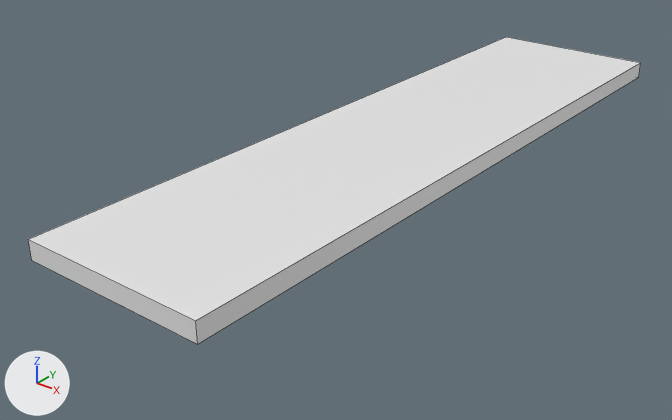
A saved change to the FBX model SUBMARİNE PUZZLE GAME/Assets/Art/Meshes/SM_Floor.fbx.
Camera for both pictures: a 50 mm camera at (5.29, -7.77, 3.6) aimed at (-0.4, -0.65, -0.82). The lights are fixed; the arrows at lower left show +X, +Y and +Z. Mesh edges are drawn as thin lines. Where no turn or scale is listed for an object, it has been applied to the vertices.

Before the edit, the objects in view are built like this:
```python
me_cube_009 = bpy.data.meshes.new('Cube.009')
me_cube_009.from_pydata(...)  # a box spanning x -1.0..1.0, y -4.0..4.0, z -0.2..0.0
ob_floor = bpy.data.objects.new('Floor', me_cube_009)
ob_floor.location = (0.0, 0.0, 0.0)
```
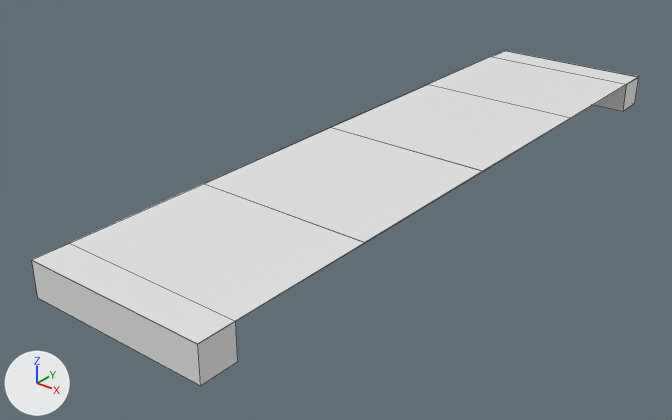
What differs and where, as boxes (x1, y1, x2, y2) in the pictures (672 x 420 px):
'Floor', reshaped: before (28, 37, 641, 344); after (32, 50, 638, 344)
'Cube.002', added: after (32, 77, 639, 385)

The change, as a diff of the scene's bpy script:
```diff
--- a/SUBMARİNE PUZZLE GAME/Assets/Art/Meshes/SM_Floor.fbx.py
+++ b/SUBMARİNE PUZZLE GAME/Assets/Art/Meshes/SM_Floor.fbx.py
@@ me_cube_009 @@
 # used by ob_floor; location = (0.0, 0.0, 0.0)
-me_cube_009.from_pydata(...)  # 8 vertices, 6 faces; spans x -1.0..1.0, y -4.0..4.0, z -0.2..0.0
+me_cube_009.from_pydata(...)  # 20 vertices, 8 faces; spans x -1.0..1.0, y -4.0..4.0, z -0.2
+# me_cube_009 part 1
+# 4 vertices are removed from x -1.0..1.0, y -4.0..4.0, z 0.0
+# 6 faces are deleted
+# 8 vertices are added at x -1.0, y -4.0..4.0, z -0.2
+# 8 new vertices lie (2.0, 0.0, 0.0) away from vertices in x -1.0, y -4.0..4.0, z -0.2
+# 8 new faces join them
@@ me_cube_003 @@
+me_cube_003.from_pydata(...)  # a box spanning x -1.0..1.0, y 3.61..4.0, z -0.56..-0.2; a box spanning x -1.0..1.0, y -4.0..-3.61, z -0.56..-0.2
@@ ob_cube_002 @@
+ob_cube_002 = bpy.data.objects.new('Cube.002', me_cube_003)
+ob_cube_002.location = (0.0, 0.0, 0.0)
```
